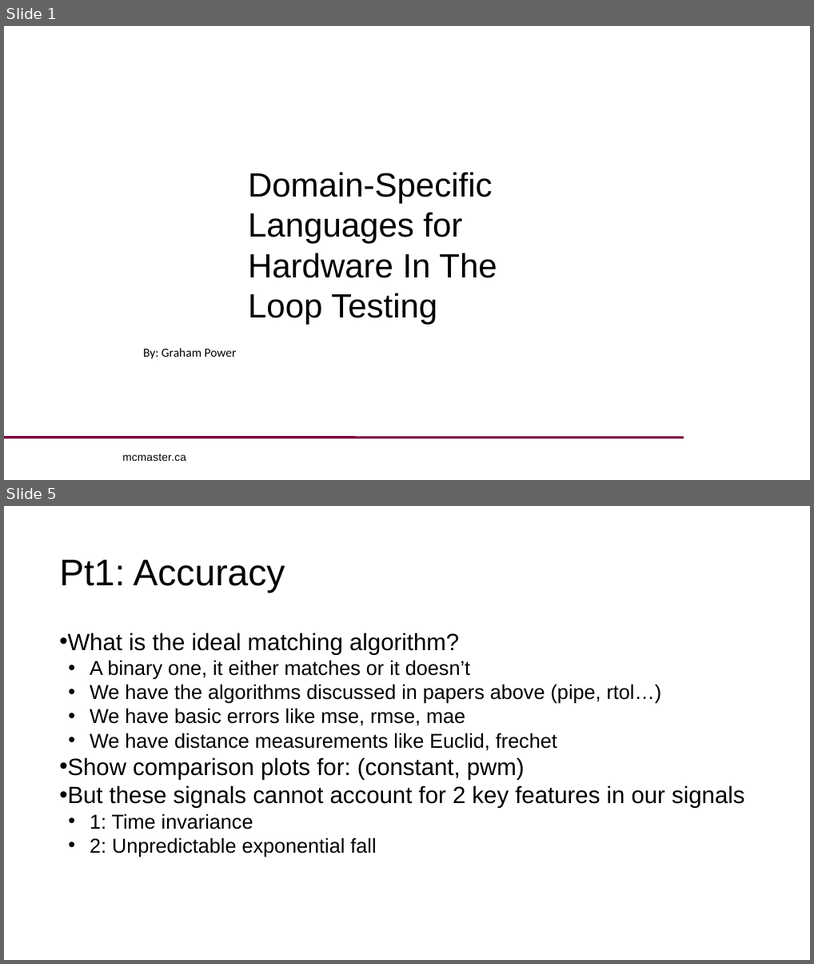
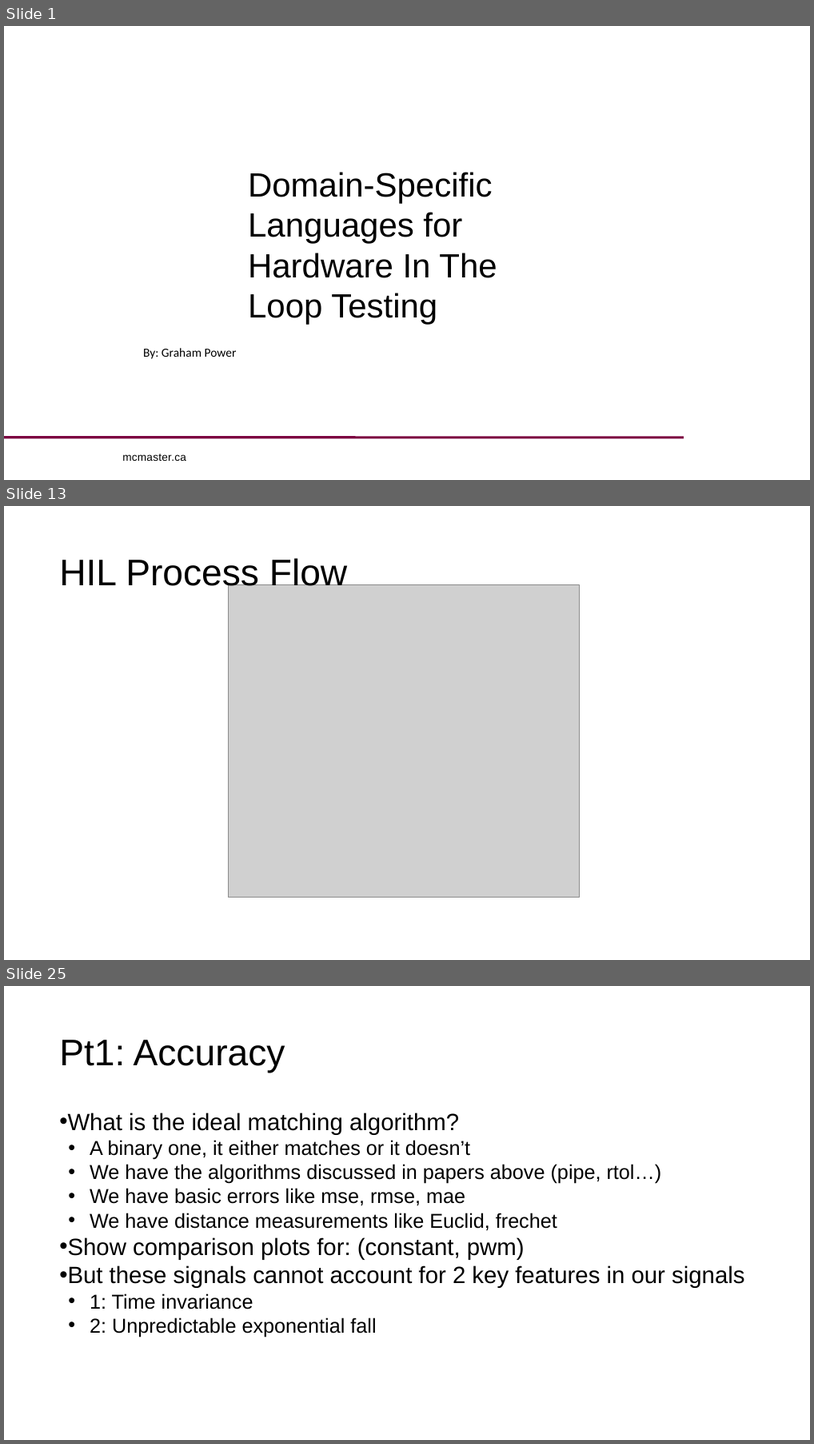
Before and after one commit to GNPower/TestpointDSL, a slide deck: Seminar Presentation/DSL for HIL Testing.pptx. Shown one above the other, each under a label of ours: slides 1 and 5 before the commit, slides 1, 13 and 25 after it; the slides between them are not shown. The pictures are 814x964 and 814x1444 pixels, drawn with LibreOffice and Linux fonts; fonts in the diff are those of the drawing; grey boxes stand for pictures; background and template pictures are left out. Boxes give left, top, right and bottom in pixels: in the first picture for what was removed or moved away, otherwise in the second. Text is boxed around its words. In the diff, an @@ line names an element or a change of style, - is before the commit and + after.

```diff
--- a/Seminar Presentation/DSL for HIL Testing.pptx
+++ b/Seminar Presentation/DSL for HIL Testing.pptx
@@ slide 13 added at box(4, 506, 810, 960), background #FFFFFF @@
@@ title added at box(59, 558, 347, 593), 44 pt, text #000000 @@
+HIL Process Flow
@@ picture added at box(229, 584, 579, 896) @@
@@ what was slide 5 is now slide 25 @@
```
Also in this commit, not shown: 5 slides changed, 21 other slides added, 18 other files.
